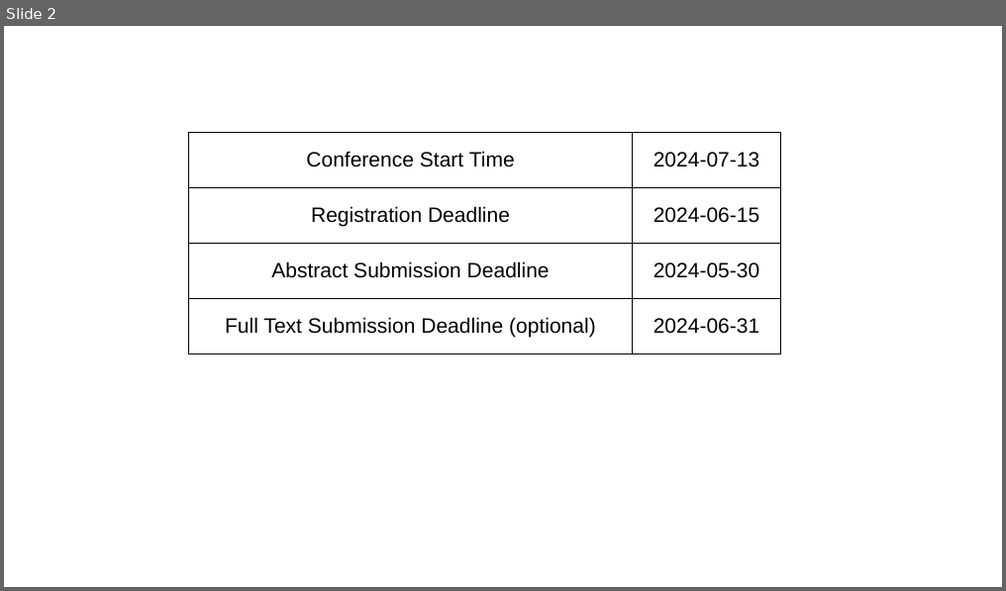
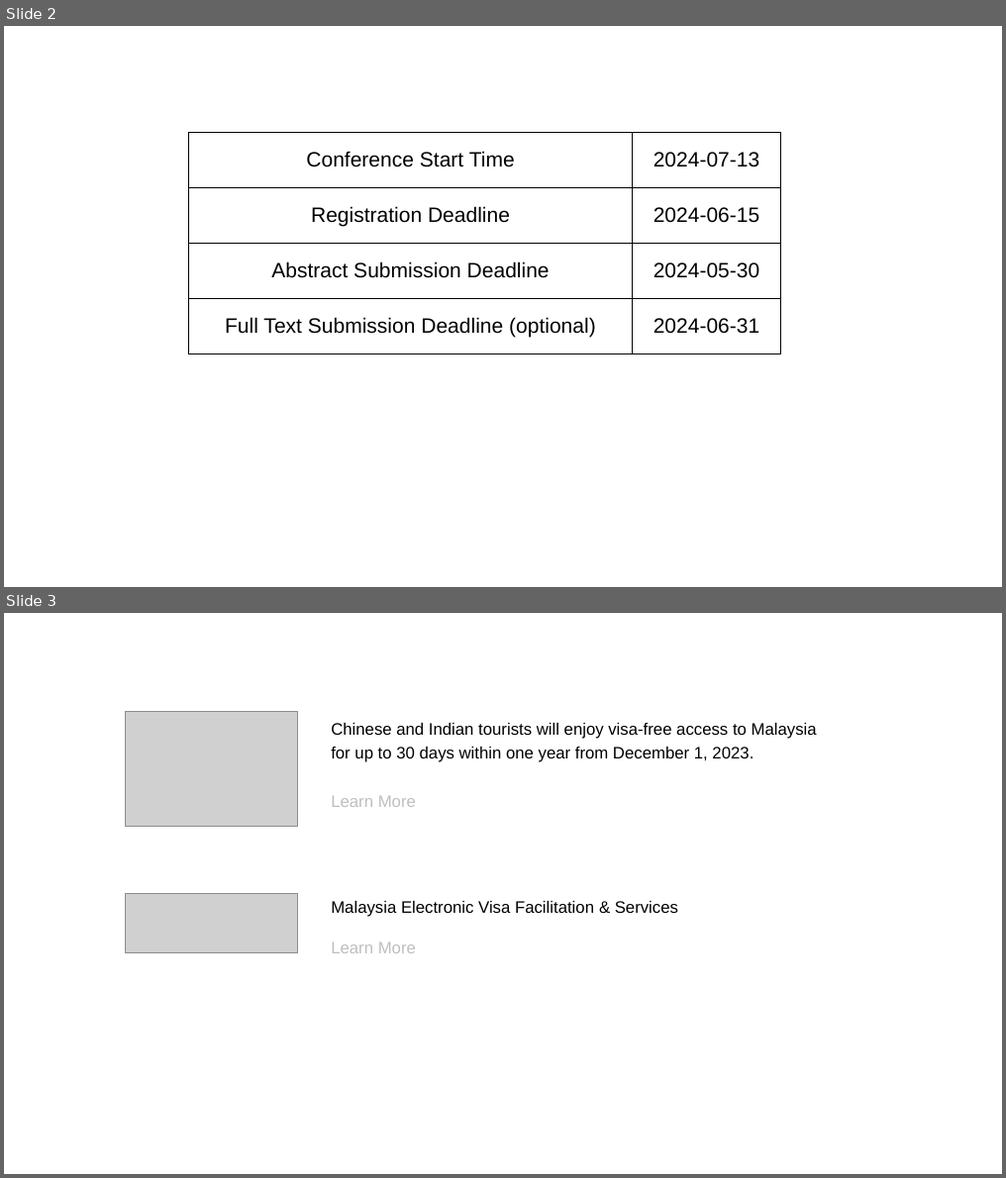
Before and after one commit to zhangxy911/zhangxy911.github.io, a slide deck: assets/figures.pptx. Shown one above the other, each under a label of ours: slide 2 before the commit, slides 2 and 3 after it. The pictures are 1006x591 and 1006x1178 pixels, drawn with LibreOffice and Linux fonts; fonts in the diff are those of the drawing; grey boxes stand for pictures. Boxes give left, top, right and bottom in pixels: in the first picture for what was removed or moved away, otherwise in the second. Text is boxed around its words. In the diff, an @@ line names an element or a change of style, - is before the commit and + after.

```diff
--- a/assets/figures.pptx
+++ b/assets/figures.pptx
@@ slide 3 added at <box>4,613,1002,1174</box>, background #FFFFFF @@
@@ picture added at <box>125,711,297,827</box> @@
@@ text added at <box>331,723,817,807</box>, 16 pt, text #000000 @@
+Chinese and Indian tourists will enjoy visa-free access to Malaysia for up to 30 days within one year from December 1, 2023.
+Learn More
@@ picture added at <box>125,894,297,954</box> @@
@@ text added at <box>331,901,678,954</box>, 16 pt, text #000000 @@
+Malaysia Electronic Visa Facilitation & Services
+Learn More
```
Also in this commit, not shown: 1 slide changed, 10 other files.
